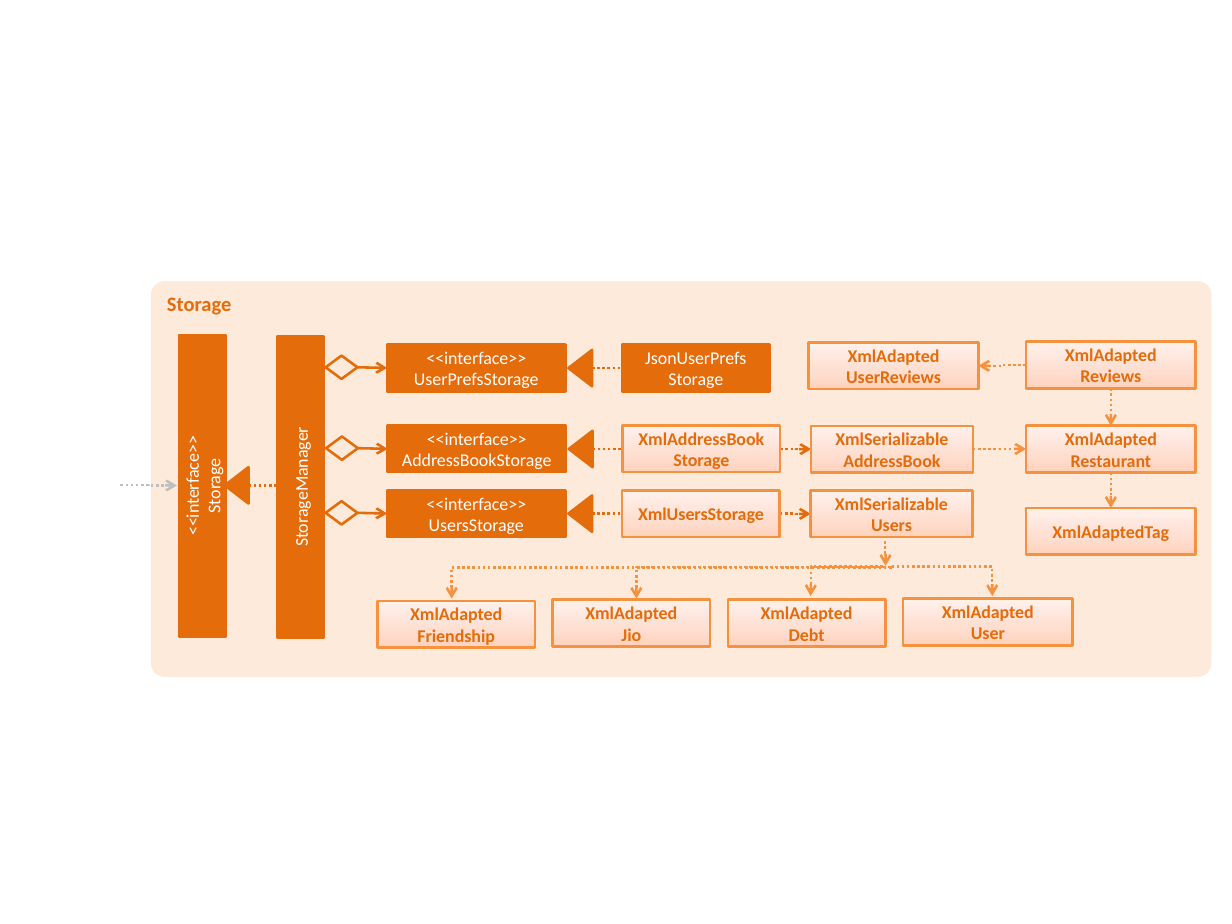
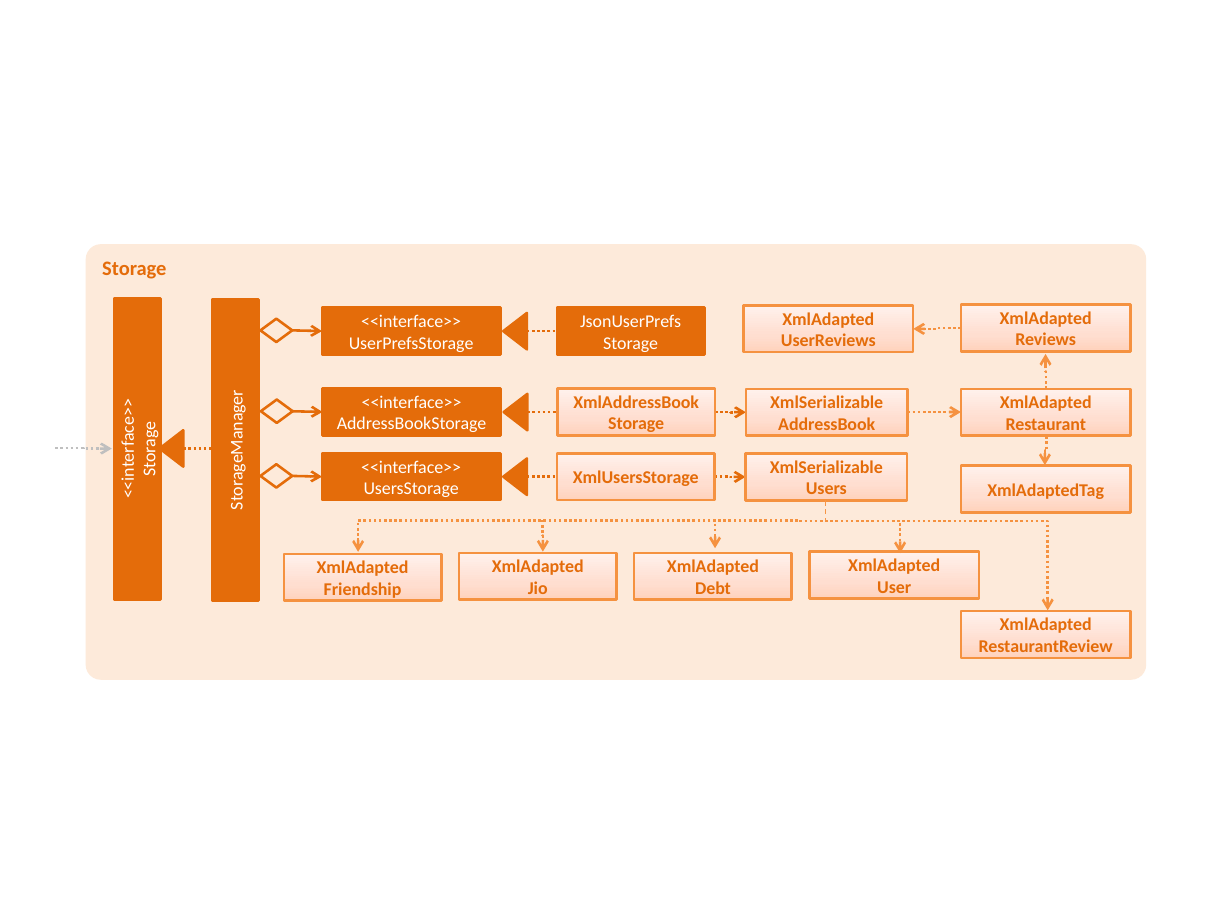
Before and after one commit to yewwoei/main, a slide deck: slide 1 of docs/diagrams/StorageComponentClassDiagram.pptx. Drawn at 1232x924 pixels with LibreOffice and Linux fonts; fonts in the diff are those of the drawing. Boxes give left, top, right and bottom in pixels: in the first picture for what was removed or moved away, otherwise in the second. Text is boxed around its words. In the diff, an @@ line names an element or a change of style, - is before the commit and + after.

```diff
--- a/docs/diagrams/StorageComponentClassDiagram.pptx
+++ b/docs/diagrams/StorageComponentClassDiagram.pptx
@@ rounded rectangle "Storage": place and size @@
-rounded rectangle "Storage" at [150, 281, 1211, 676]
+rounded rectangle "Storage" at [86, 244, 1147, 680]
@@ 13 rectangles, 6 elbow arrows, 4 triangles, 3 diamonds, 3 arrows, 3 elbow lines, 1 line: place and size @@
-13 rectangles, 6 elbow arrows, 4 triangles, 3 diamonds, 3 arrows, 3 elbow lines, 1 line at [121, 334, 1196, 638]
+13 rectangles, 6 elbow arrows, 4 triangles, 3 diamonds, 3 arrows, 3 elbow lines, 1 line at [55, 298, 1131, 601]
@@ elbow arrow moved from (1111, 472) - (1111, 508) to (1047, 436) - (1045, 466) @@
@@ rectangle "XmlAdaptedTag": place and size @@
-rectangle "XmlAdaptedTag" at [1026, 508, 1196, 554]
+rectangle "XmlAdaptedTag" at [961, 466, 1131, 513]
@@ line added from (825, 500) to (825, 521), #F79646 0.75 pt dashed @@
@@ 4 rectangles, 1 elbow arrow: place and size @@
-4 rectangles, 1 elbow arrow at [377, 567, 1073, 648]
+4 rectangles, 1 elbow arrow at [283, 520, 979, 601]
@@ elbow arrow moved from (891, 567) - (637, 599) to (543, 520) - (543, 552) @@
@@ arrow added from (715, 524) to (715, 548), #F69240 1.5 pt dashed @@
@@ elbow arrow moved from (892, 567) - (992, 596) to (800, 521) - (901, 553) @@
@@ elbow arrow moved from (883, 567) - (811, 596) to (902, 521) - (1047, 610) @@
@@ elbow arrow removed from (885, 541) to (886, 565) @@
@@ rectangle added at [961, 611, 1131, 658], fill gradient #FFD2BD to #FFDED0 to #FFF2ED, outline #F69240 1.5 pt, 10.5 pt, text #E46C0A, bold @@
+XmlAdapted
+RestaurantReview
```
Also in this commit, not shown: 3 other files.
